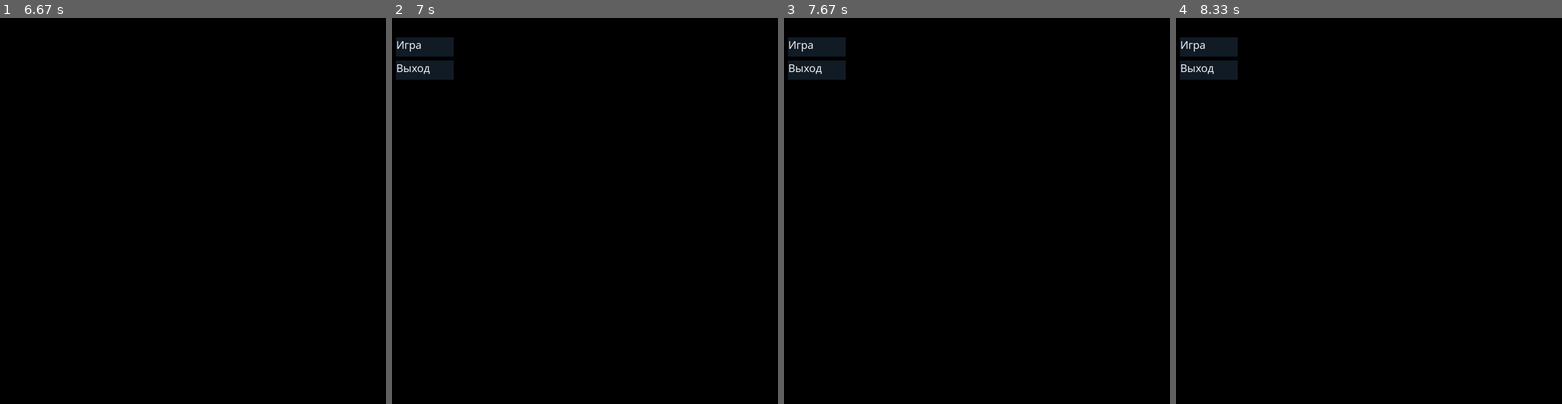
Above: before the commit, frames 1-4 (left to right).
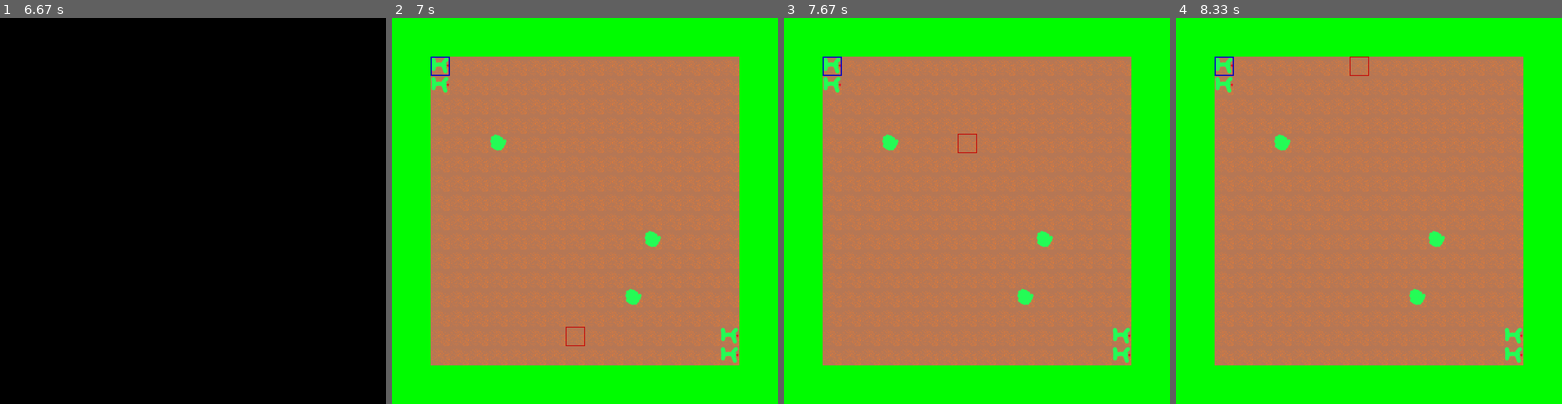
Above: after the commit, the same moments.

Repository: 00jeser/PyGameYandexLyceumProject
Game: pygame game, started from main.py
Two runs of this game, one before a commit and one after it. Both use one fixed random seed, a clock stepped at 60 frames per second and the inputs below.
Inputs (mouse positions are in pixels of both pictures, inside the frame that each line leads up to):
- Up to frame 1 (6.67 s): press the mouse at (30, 45) at 0.37 s; move the mouse to (54, 172) at 0.47 s; release the mouse at (73, 299) at 0.6 s; click (92, 68) at 0.72 s; press the mouse at (92, 68) at 3.1 s; move the mouse to (135, 207) at 3.2 s; move the mouse to (177, 346) at 3.3 s; release the mouse at (177, 346) at 3.33 s
- Up to frame 2 (7 s): move the mouse to (484, 68) at 6.97 s
- Up to frame 3 (7.67 s): press the mouse at (876, 68) at 7 s; move the mouse to (880, 99) at 7.1 s; release the mouse at (888, 126) at 7.23 s; move the mouse to (876, 68) at 7.3 s; press the mouse at (876, 68) at 7.33 s; move the mouse to (919, 106) at 7.43 s; release the mouse at (961, 145) at 7.57 s; move the mouse to (876, 68) at 7.63 s
- Up to frame 4 (8.33 s): press the mouse at (1268, 68) at 7.67 s; move the mouse to (1257, 72) at 7.77 s; release the mouse at (1245, 72) at 7.9 s; move the mouse to (1268, 68) at 7.97 s; press the mouse at (1268, 68) at 8 s; move the mouse to (1311, 68) at 8.1 s; release the mouse at (1353, 72) at 8.23 s; move the mouse to (1268, 68) at 8.3 s

Frame 1 is identical in both runs. In frame 2, 100% of the frame differs, in the area x 0-100%, y 0-100%; in frame 3, 100%; in frame 4, 100%.

Commit message:
исправлен баг и с евентами доработан класс board

Diff:
--- a/Backgrounds.py
+++ b/Backgrounds.py
@@ -14,7 +14,6 @@
 
     def draw(self, n, x, y, sx, sy):
         self.screen.blit(self.fons[n], (x, y, sx, sy))
-        pygame.draw.rect(self.screen, (50, 0, 0, 0), (x, y, sx, sy), 1)
         # print('I`m print', n, 'on', x, y, 'with size', sx, sy)
 
 
--- a/Board.py
+++ b/Board.py
@@ -9,6 +9,7 @@
 hoding = 0
 hodingPoint = (0, 0)
 errorFlag = False
+errorPoint = (-100, -100)
 
 
 class Board(GameObject.GameObject):
@@ -21,37 +22,52 @@
             for _ in range(16):
                 self.pole[i].append('')
 
+    def GetCoord(self, a):
+        return a * (size[0]//16) + pos[0]
+
+    def GetCoords(self, a):
+        return (self.GetCoord(a[0]), self.GetCoord(a[1]))
+
     def render(self, events):
         global hod  # 0-player 1-hoding 2-enemy
         global hoding
         global hodingPoint
         global errorFlag
+        global errorPoint
         for i in range(16):
             for ii in range(16):
                 p = (size[0]//16*i+pos[0], size[1]//16*ii+pos[1])
                 s = (size[0]//16, size[1]//16)
-                if hoding > 0:
-                    hoding -= 1
-                    pygame.draw.rect(self.screen, (200, 0, 0),
-                                     (*errorFlag, 50, 50), 0)
-                elif hod == 0:
-                    for event in pygame.event.get():
-                        if event.type == pygame.MOUSEBUTTONDOWN:
-                            PosX, PosY = event.pos
-                            if size[0]+pos[0] > PosX > pos[0] and size[1]+pos[1] > PosY > pos[1]:
-                                PosX -= pos[0]
-                                PosY -= pos[1]
-                                PosX = PosX//(size[0]//16)
-                                PosY = PosY//(size[1]//16)
-                                if math.sqrt(abs(PosX - hodingPoint[0]) ** 2 + abs(PosY - hodingPoint[1]) ** 2) < 5:
-                                    print(hod)
-                                else:
-                                    errorFlag = (PosX*(size[0]//16) + pos[0], PosY*(size[1]//16) + pos[1])
-                                    hoding = 30
-
-                for e in self.pole[i][ii]:
-                    if e[0] == 'b':
-                        self.modules['BackgroundsDrawer'].draw(e[1:], *p, *s)
-                    elif e[0] == 'e':
-                        self.modules['EnemyDrawer'].draw(
-                            e[1:], *p, *s, self.pole)
+                if hod == 0:
+                    if errorFlag:
+                        pygame.draw.rect(self.screen, (200, 0, 0),
+                                        (*errorPoint, 50, 50), 2)
+                    else:
+                        pygame.draw.rect(self.screen, (0, 200, 0),
+                                        (*errorPoint, 50, 50), 2)
+                    pygame.draw.rect(self.screen, (0, 0, 200),
+                                     (*self.GetCoords(hodingPoint), 50, 50), 3)
+                    for e in self.pole[i][ii]:
+                        if e[0] == 'b':
+                            self.modules['BackgroundsDrawer'].draw(e[1:], *p, *s)
+                        elif e[0] == 'e':
+                            self.modules['EnemyDrawer'].draw(
+                                e[1:], *p, *s, self.pole)
+        for event in events:
+            if event.type == pygame.MOUSEBUTTONUP:
+                PosX, PosY = event.pos
+                print(PosX, PosY)
+                if not errorFlag:
+                    pass
+            if event.type == pygame.MOUSEMOTION:
+                PosX, PosY = event.pos
+                if size[0]+pos[0] > PosX > pos[0] and size[1]+pos[1] > PosY > pos[1]:
+                    PosX -= pos[0]
+                    PosY -= pos[1]
+                    PosX = PosX//(size[0]//16)
+                    PosY = PosY//(size[1]//16)
+                    errorPoint = (self.GetCoord(PosX), self.GetCoord(PosY))
+                    if math.sqrt(abs(PosX - hodingPoint[0]) ** 2 + abs(PosY - hodingPoint[1]) ** 2) < 5:
+                        errorFlag = False
+                    else:
+                        errorFlag = True
--- a/Enemys.py
+++ b/Enemys.py
@@ -12,8 +12,8 @@
 
 
     def draw(self, n, x, y, sx, sy, pole):
-        self.screen.blit(self.enemys[n], (x, y, sx, sy))
-        pygame.draw.rect(self.screen, (50, 0, 0, 0), (x, y, sx, sy), 1)
+        self.screen.blit(self.enemys[n[1:]], (x, y, sx, sy))
+        #pygame.draw.rect(self.screen, (50, 0, 0, 0), (x, y, sx, sy), 1)
 
 
 def load_image(name, colorkey=None):
--- a/MenuLevel.py
+++ b/MenuLevel.py
@@ -23,7 +23,7 @@
         textsurface = myfont.render('Выход', True, (255, 255, 255, 255))
         self.screen.blit(textsurface, (11, 110))
 
-        for event in pygame.event.get():
+        for event in events:
             if event.type == pygame.MOUSEBUTTONDOWN:
                 pressed = pygame.mouse.get_pressed()
                 PosX, PosY = event.pos
--- a/data/levels/0.level
+++ b/data/levels/0.level
@@ -1,5 +1,5 @@
-bg ey,bg,bg,bg,bg,bg,bg,bg,bg,bg,bg,bg,bg,bg,bg,bg
-bg ey,bg,bg,bg,bg,bg,bg,bg,bg,bg,bg,bg,bg,bg,bg,bg
+bg epy,bg,bg,bg,bg,bg,bg,bg,bg,bg,bg,bg,bg,bg,bg,bg
+bg epy,bg,bg,bg,bg,bg,bg,bg,bg,bg,bg,bg,bg,bg,bg,bg
 bg,bg,bg,bg,bg,bg,bg,bg,bg,bg,bg,bg,bg,bg,bg,bg
 bg,bg,bg,bg,bg,bg,bg,bg,bg,bg,bg,bg,bg,bg,bg,bg
 bg,bg,bg,bg bk,bg,bg,bg,bg,bg,bg,bg,bg,bg,bg,bg,bg
@@ -12,5 +12,5 @@
 bg,bg,bg,bg,bg,bg,bg,bg,bg,bg,bg,bg,bg,bg,bg,bg
 bg,bg,bg,bg,bg,bg,bg,bg,bg,bg,bg bk,bg,bg,bg,bg,bg
 bg,bg,bg,bg,bg,bg,bg,bg,bg,bg,bg,bg,bg,bg,bg,bg
-bg,bg,bg,bg,bg,bg,bg,bg,bg,bg,bg,bg,bg,bg,bg,bg ey
-bg,bg,bg,bg,bg,bg,bg,bg,bg,bg,bg,bg,bg,bg,bg,bg ey
+bg,bg,bg,bg,bg,bg,bg,bg,bg,bg,bg,bg,bg,bg,bg,bg eey
+bg,bg,bg,bg,bg,bg,bg,bg,bg,bg,bg,bg,bg,bg,bg,bg eey
--- a/main.py
+++ b/main.py
@@ -26,12 +26,13 @@
     modules[i].init(modules)
 
 while running:
-    for event in pygame.event.get():
+    ev = pygame.event.get()
+    for event in ev:
         if event.type == pygame.QUIT:
             running = False
     screen.fill((0, 255, 0))
     for i in modules.keys():
-        modules[i].render(pygame.event.get())
+        modules[i].render(ev)
     pygame.display.flip()
     clock.tick(FPS)
 pygame.quit()
